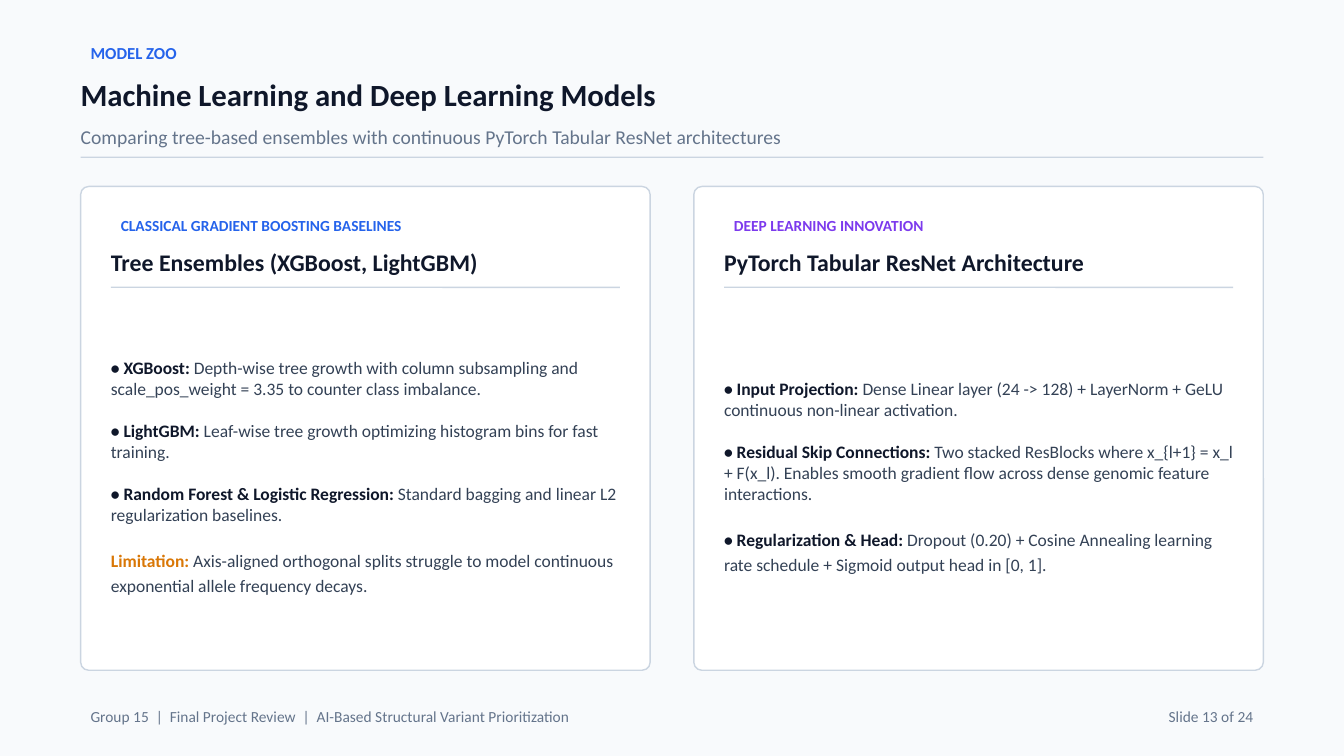
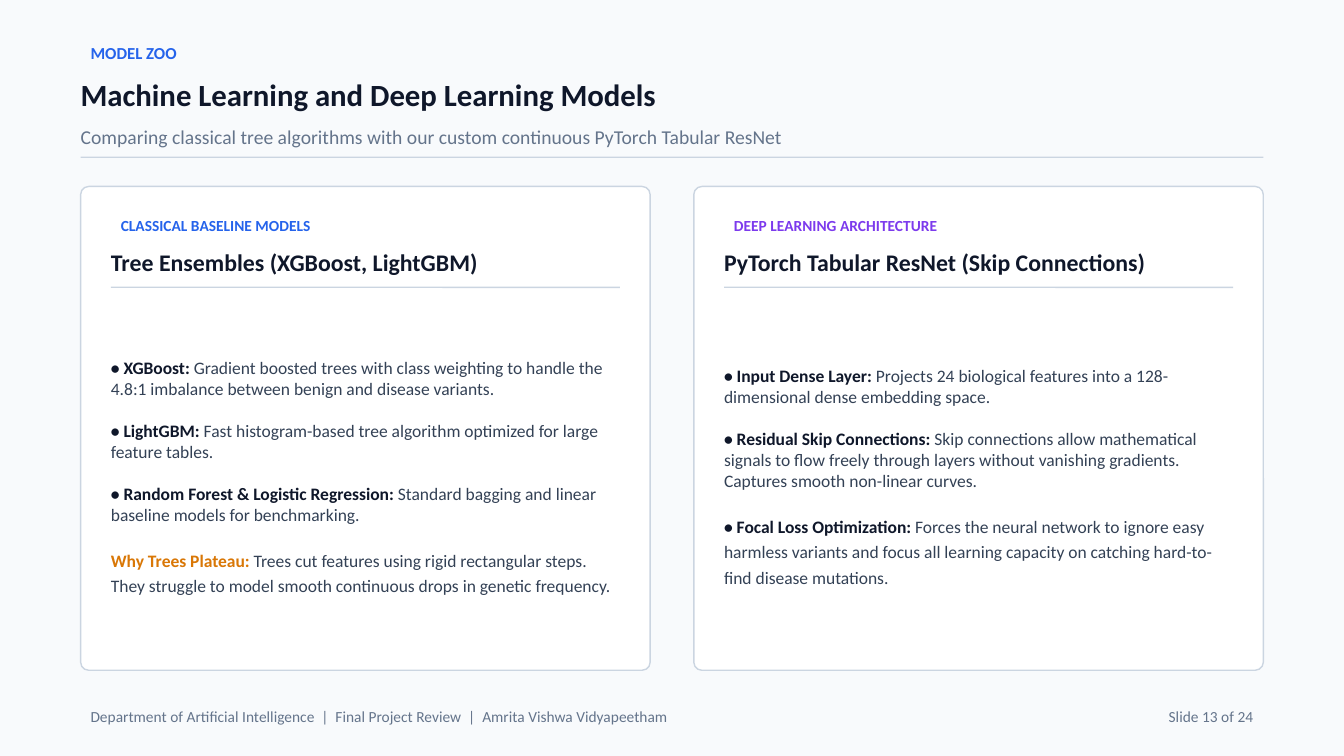
Before and after one commit to waibhav-jha/SV-prioritization-from-long-read-sequencing, a slide deck: slide 13 of End_Semester_Presentation.pptx. Drawn at 1344x756 pixels with LibreOffice and Linux fonts; fonts in the diff are those of the drawing. Boxes give left, top, right and bottom in pixels: in the first picture for what was removed or moved away, otherwise in the second. Text is boxed around its words. In the diff, an @@ line names an element or a change of style, - is before the commit and + after.

Commit message:
Simplify academic jargon across presentation deck (plain English student explanation)

```diff
--- a/End_Semester_Presentation.pptx
+++ b/End_Semester_Presentation.pptx
@@ text at [81, 130, 782, 148]: text changed @@
-Comparing tree-based ensembles with continuous PyTorch Tabular ResNet architectures
+Comparing classical tree algorithms with our custom continuous PyTorch Tabular ResNet
@@ text at [121, 221, 310, 231]: text changed @@
-CLASSICAL GRADIENT BOOSTING BASELINES
+CLASSICAL BASELINE MODELS
@@ text at [734, 221, 937, 231]: text changed @@
-DEEP LEARNING INNOVATION
+DEEP LEARNING ARCHITECTURE
@@ text at [724, 253, 1145, 275]: text changed @@
-PyTorch Tabular ResNet Architecture
+PyTorch Tabular ResNet (Skip Connections)
@@ text at [111, 362, 611, 595]: text changed @@
-• XGBoost: Depth-wise tree growth with column subsampling and scale_pos_weight = 3.35 to counter class imbalance.
-• LightGBM: Leaf-wise tree growth optimizing histogram bins for fast training.
-• Random Forest & Logistic Regression: Standard bagging and linear L2 regularization baselines.
-Limitation: Axis-aligned orthogonal splits struggle to model continuous exponential allele frequency decays.
+• XGBoost: Gradient boosted trees with class weighting to handle the 4.8:1 imbalance between benign and disease variants.
+• LightGBM: Fast histogram-based tree algorithm optimized for large feature tables.
+• Random Forest & Logistic Regression: Standard bagging and linear baseline models for benchmarking.
+Why Trees Plateau: Trees cut features using rigid rectangular steps. They struggle to model smooth continuous drops in genetic frequency.
@@ text at [724, 370, 1212, 584]: text changed @@
-• Input Projection: Dense Linear layer (24 -> 128) + LayerNorm + GeLU continuous non-linear activation.
-• Residual Skip Connections: Two stacked ResBlocks where x_{l+1} = x_l + F(x_l). Enables smooth gradient flow across dense genomic feature interactions.
-• Regularization & Head: Dropout (0.20) + Cosine Annealing learning rate schedule + Sigmoid output head in [0, 1].
+• Input Dense Layer: Projects 24 biological features into a 128-dimensional dense embedding space.
+• Residual Skip Connections: Skip connections allow mathematical signals to flow freely through layers without vanishing gradients. Captures smooth non-linear curves.
+• Focal Loss Optimization: Forces the neural network to ignore easy harmless variants and focus all learning capacity on catching hard-to-find disease mutations.
@@ text at [91, 711, 667, 725]: text changed @@
-Group 15 | Final Project Review | AI-Based Structural Variant Prioritization
+Department of Artificial Intelligence | Final Project Review | Amrita Vishwa Vidyapeetham
```
Also in this commit, not shown: 23 other slides changed, 2 other files.
